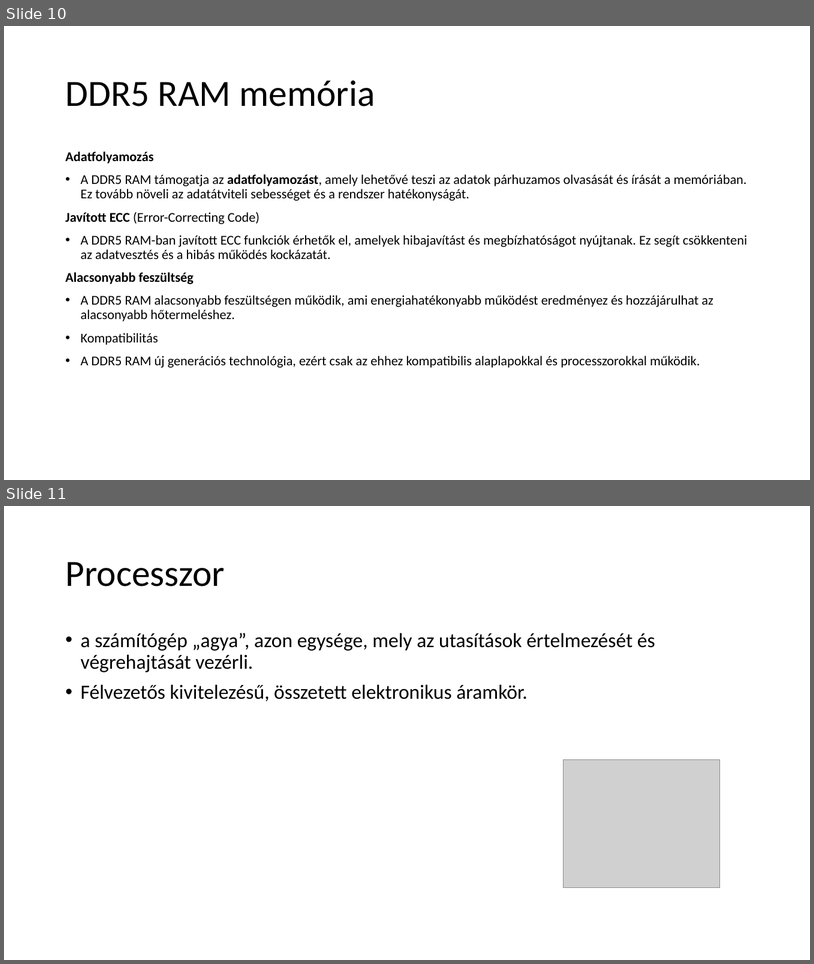
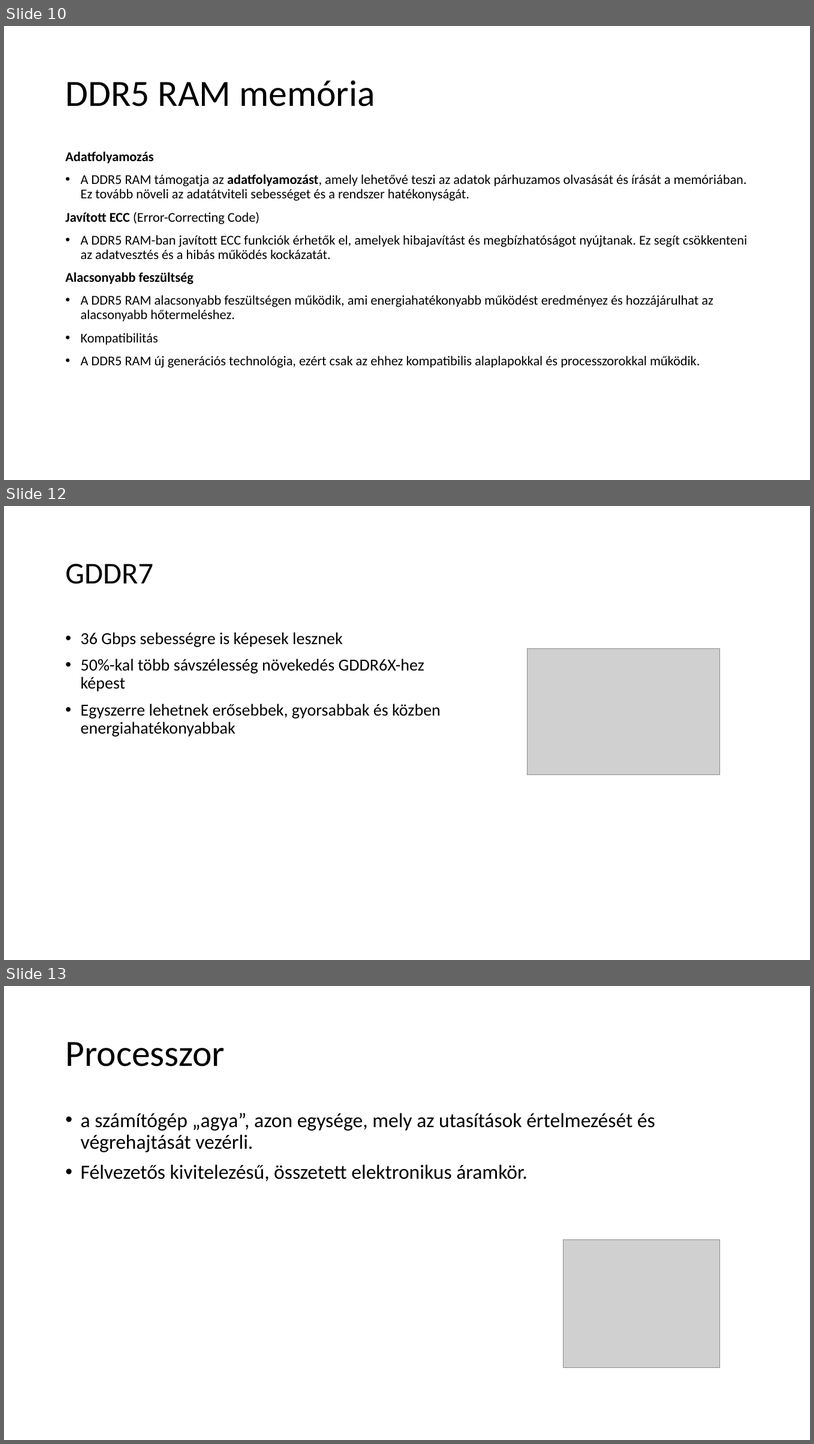
Before and after one commit to OsziMisi/Jozsika, a slide deck: Puritánppt.pptx. Shown one above the other, each under a label of ours: slides 10 and 11 before the commit, slides 10, 12 and 13 after it; the slides between them are not shown. The pictures are 814x964 and 814x1444 pixels, drawn with LibreOffice and Linux fonts; fonts in the diff are those of the drawing; grey boxes stand for pictures. Boxes give left, top, right and bottom in pixels: in the first picture for what was removed or moved away, otherwise in the second. Text is boxed around its words. In the diff, an @@ line names an element or a change of style, - is before the commit and + after.

Commit message:
gddr ramok beillesztése a puritán ppt-be

```diff
--- a/Puritánppt.pptx
+++ b/Puritánppt.pptx
@@ slide 12 added at box(4, 506, 810, 960), background #FFFFFF @@
@@ title added at box(65, 564, 153, 584), 36 pt, text #000000 @@
+GDDR7
@@ text added at box(81, 632, 441, 736), 20 pt, text #000000 @@
+• 36 Gbps sebességre is képesek lesznek
+• 50%-kal több sávszélesség növekedés GDDR6X-hez képest
+• Egyszerre lehetnek erősebbek, gyorsabbak és közben energiahatékonyabbak
@@ picture added at box(527, 648, 720, 775) @@
@@ what was slide 11 is now slide 13 @@
```
Also in this commit, not shown: 1 other slide added.
